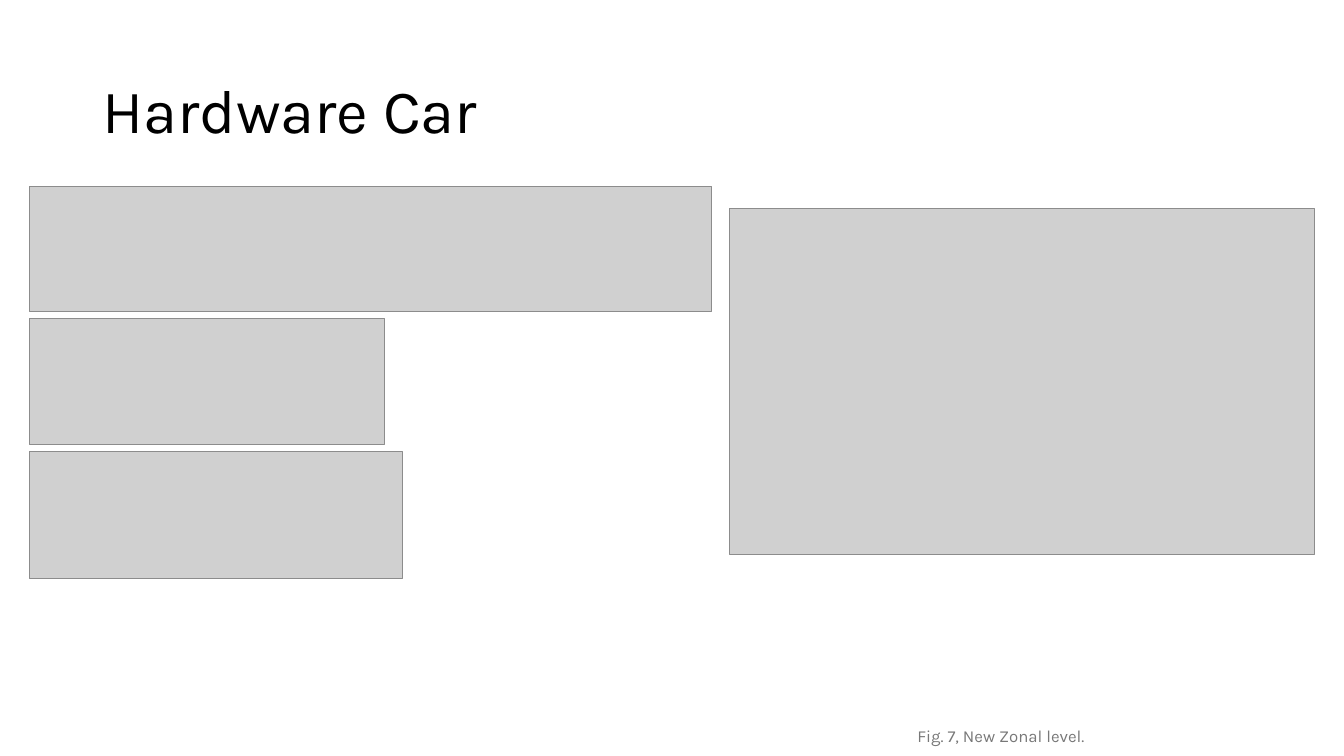
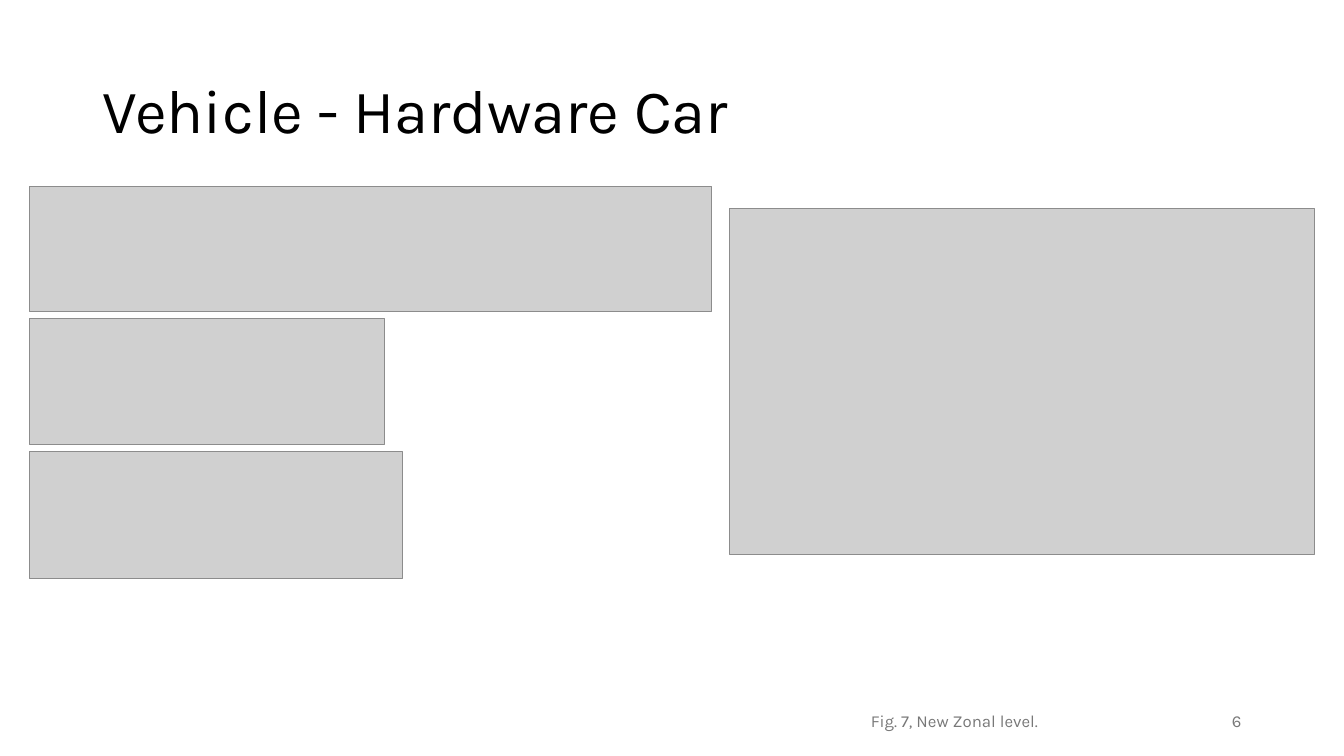
Before and after one commit to LF-RoGu/Model-Base-Systems, a slide deck: slide 6 of Presentation/C-ITS.pptx. Drawn at 1344x756 pixels with LibreOffice and Linux fonts; fonts in the diff are those of the drawing; grey boxes stand for pictures. Boxes give left, top, right and bottom in pixels: in the first picture for what was removed or moved away, otherwise in the second. Text is boxed around its words. In the diff, an @@ line names an element or a change of style, - is before the commit and + after.

```diff
--- a/Presentation/C-ITS.pptx
+++ b/Presentation/C-ITS.pptx
@@ title at <box>102,90,728,134</box>: text changed @@
-Hardware Car
+Vehicle - Hardware Car
@@ text "Fig. 7, New Zonal level.": place and size @@
-text "Fig. 7, New Zonal level." at <box>917,730,1084,746</box>
+text "Fig. 7, New Zonal level." at <box>871,715,1038,731</box>
@@ page number added at <box>1232,716,1242,727</box>, 12 pt, text #797979 @@
+6
```
Also in this commit, not shown: 21 other slides changed, 3 slides added, 1 other file.
